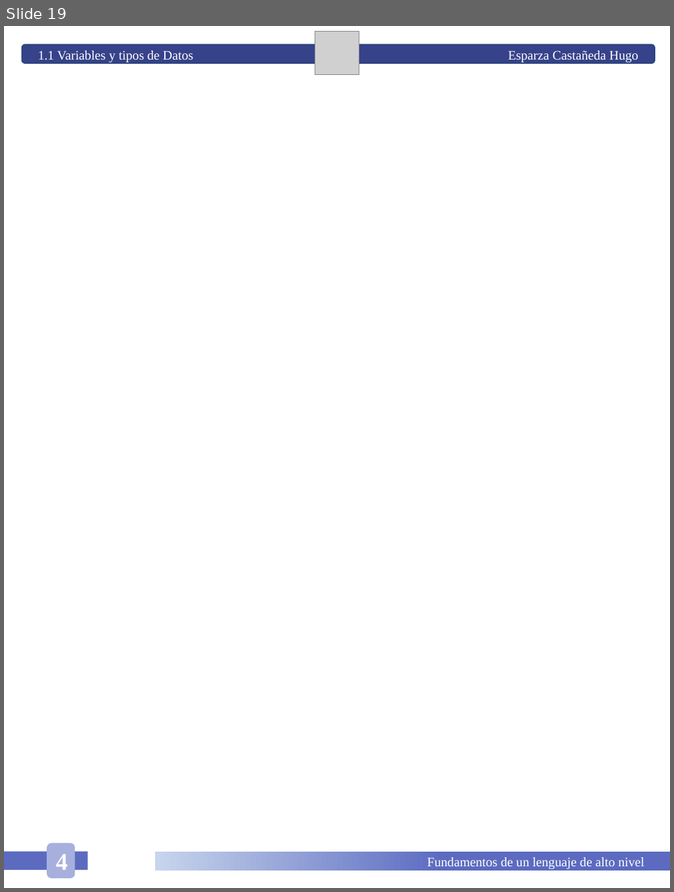
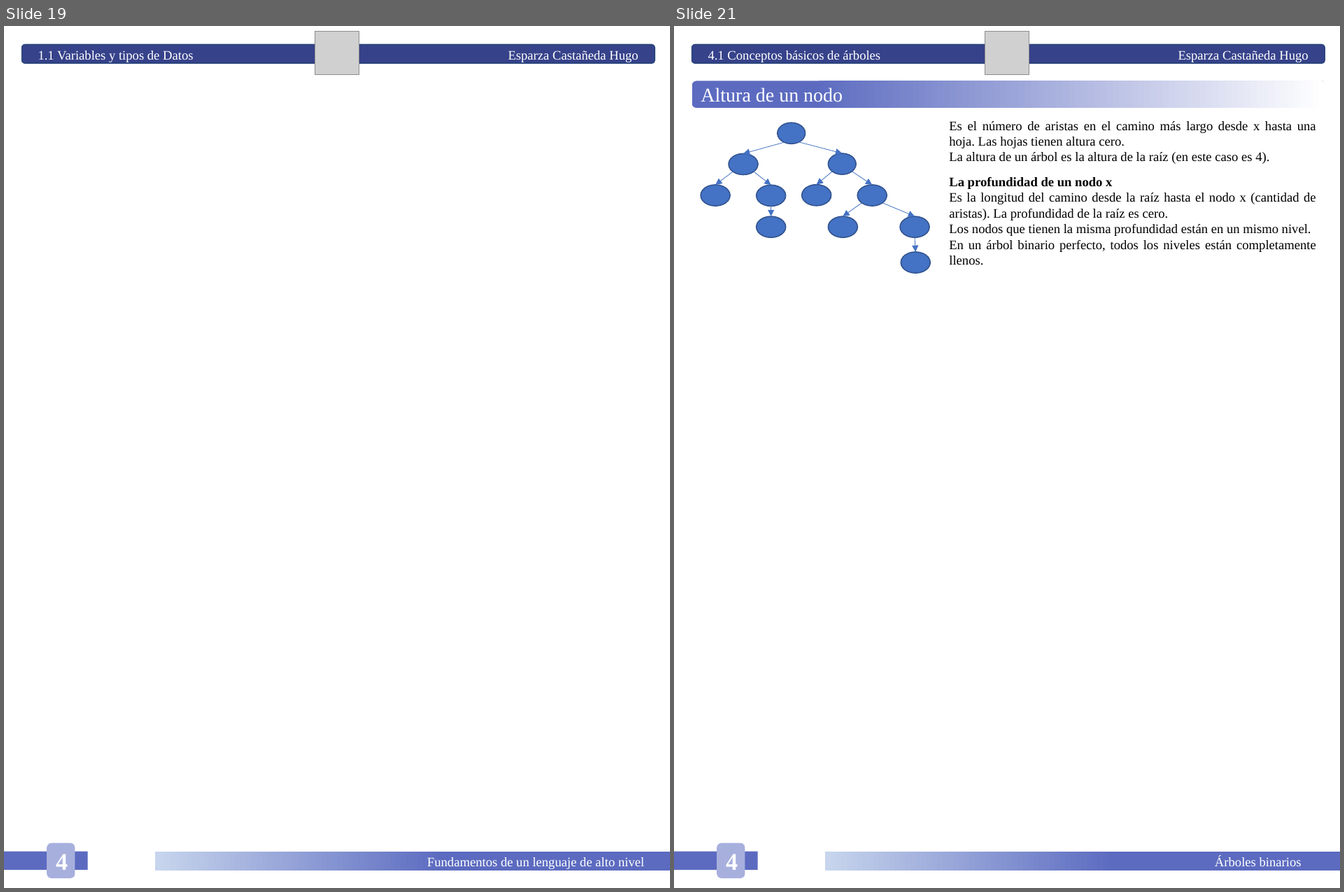
Before and after one commit to HugoEsparzaC/Libreta-Estructuras-II, a slide deck: Estructuras de Datos II.pptx. Shown side by side, each under a label of ours: slide 19 before the commit, slides 19 and 21 after it; the slides between them are not shown. The pictures are 674x892 and 1344x892 pixels, drawn with LibreOffice and Linux fonts; fonts in the diff are those of the drawing; grey boxes stand for pictures. Boxes give left, top, right and bottom in pixels: in the first picture for what was removed or moved away, otherwise in the second. Text is boxed around its words. In the diff, an @@ line names an element or a change of style, - is before the commit and + after.

```diff
--- a/Estructuras de Datos II.pptx
+++ b/Estructuras de Datos II.pptx
@@ slide 21 added at [674,26,1340,888], background #FFFFFF @@
@@ rounded rectangle added at [692,45,1326,64], fill #36428A, outline #28457A 1 pt, 12 pt, text #FFFFFF @@
+4.1 Conceptos básicos de árboles Esparza Castañeda Hugo
@@ picture added at [986,31,1029,74] @@
@@ rounded rectangle added at [692,81,1326,107], fill gradient #5C6BC0 to #FFFFFF, 18 pt, text #FFFFFF @@
+Altura de un nodo
@@ text added at [949,121,1317,265], 12 pt, text #000000 @@
+Es el número de aristas en el camino más largo desde x hasta una hoja. Las hojas tienen altura cero.
+La altura de un árbol es la altura de la raíz (en este caso es 4).
+La profundidad de un nodo x
+Es la longitud del camino desde la raíz hasta el nodo x (cantidad de aristas). La profundidad de la raíz es cero.
+Los nodos que tienen la misma profundidad están en un mismo nivel.
+En un árbol binario perfecto, todos los niveles están completamente llenos.
@@ group added at [701,123,931,273]: 11 ellipses, 10 arrows @@
@@ rounded rectangle added at [717,844,745,879], fill #A7AFDD, 22 pt, text #FFFFFF, bold @@
+4
@@ rectangle added at [674,851,758,870], fill #5C6BC0 @@
@@ rectangle added at [825,852,1340,871], fill gradient #5C6BC0 to #C7D5ED, 12 pt, text #FFFFFF @@
+Árboles binarios
```
Also in this commit, not shown: 1 slide changed, 1 other slide added, 1 other file.
